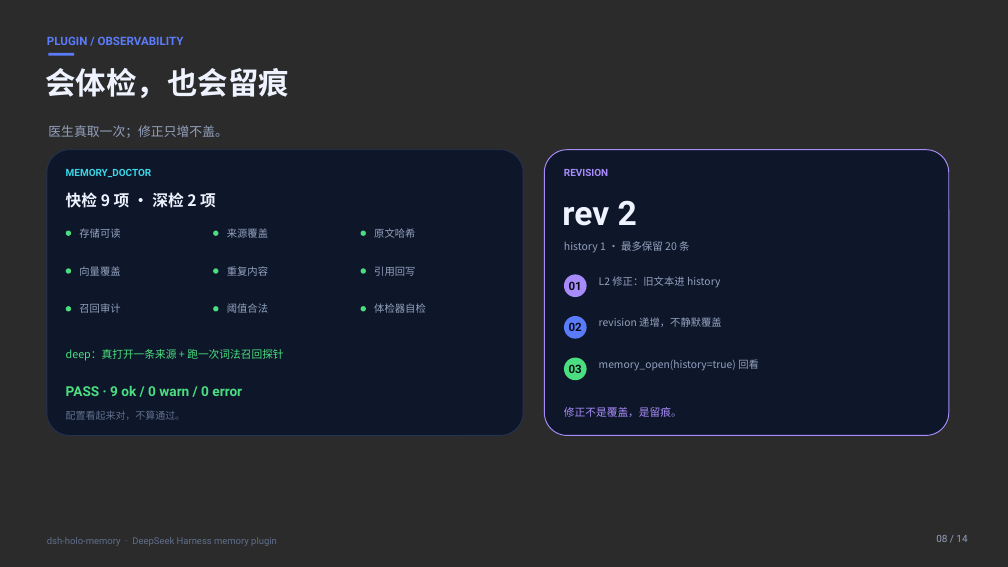
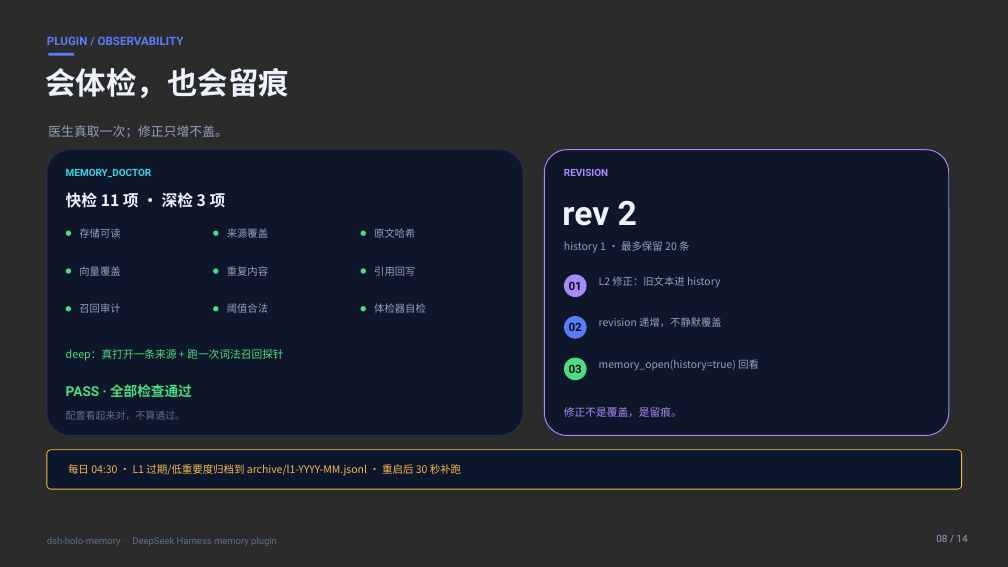
Before and after one commit to Kaede-Ayaki/dsh-holo-memory, a slide deck: slide 8 of docs/dsh-holo-memory-intro.pptx. Drawn at 1008x567 pixels with LibreOffice and Linux fonts; fonts in the diff are those of the drawing; background and template pictures are left out; a plain dark background stands for a picture behind light text. Boxes give left, top, right and bottom in pixels: in the first picture for what was removed or moved away, otherwise in the second. Text is boxed around its words. In the diff, an @@ line names an element or a change of style, - is before the commit and + after.

```diff
--- a/docs/dsh-holo-memory-intro.pptx
+++ b/docs/dsh-holo-memory-intro.pptx
@@ text at (x1=66, y1=192, x2=226, y2=208): text changed @@
-快检 9 项 · 深检 2 项
+快检 11 项 · 深检 3 项
@@ text at (x1=66, y1=384, x2=192, y2=397): text changed @@
-PASS · 9 ok / 0 warn / 0 error
+PASS · 全部检查通过
@@ rounded rectangle added at (x1=47, y1=450, x2=962, y2=489), fill #0C162C, outline #F5B84C 0.8 pt @@
@@ text added at (x1=68, y1=464, x2=461, y2=476), 10 pt, text #F5B84C @@
+每日 04:30 · L1 过期/低重要度归档到 archive/l1-YYYY-MM.jsonl · 重启后 30 秒补跑
```
Also in this commit, not shown: 2 other slides changed, 1 other file.
